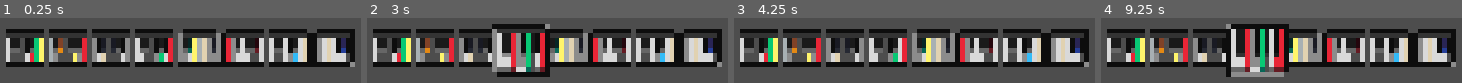
Above: before the commit, frames 1-4 (left to right).
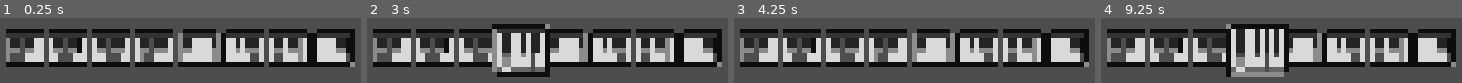
Above: after the commit, the same moments.

Repository: TobyD02/piano-roguelike
Game: Godot game, scene res://Scenes/TestLevels/test_level.tscn
Same seed, same stepped clock (60 frames per second), same inputs: the game is played once before the commit and once after it. The project has no main scene, so this scene is started directly.
Inputs (mouse positions are in pixels of both pictures, inside the frame that each line leads up to):
- Up to frame 1 (0.25 s): no input
- Up to frame 2 (3 s): tap Enter at 0.5, 2 s; move the mouse to (outside the picture) at 0.52 s; tap Space at 1.25, 2.75 s; move the mouse to (outside the picture) at 1.27 s; move the mouse to (outside the picture) at 2.02 s; move the mouse to (518, 66) at 2.77 s
- Up to frame 3 (4.25 s): tap Enter at 3.5 s; move the mouse to (outside the picture) at 3.52 s
- Up to frame 4 (9.25 s): tap Space at 4.25 s; move the mouse to (outside the picture) at 4.27 s; move the mouse to (outside the picture) at 5.02 s; move the mouse to (outside the picture) at 5.77 s; move the mouse to (outside the picture) at 6.52 s; move the mouse to (outside the picture) at 7.27 s; move the mouse to (outside the picture) at 8.02 s; move the mouse to (1252, 66) at 8.77 s

The runs differ from the first frame. In frame 1, 15% of the frame differs, in the area x 1-96%, y 30-68%; in frame 2, 17%; in frame 3, 15%; in frame 4, 17%, in the area x 1-96%, y 16-84%.

Commit message:
added alternative sprite sheet, updated hover functionality

Diff:
--- a/Scenes/Card/card.gd
+++ b/Scenes/Card/card.gd
@@ -1,7 +1,6 @@
 class_name Card extends Node2D
 
 @export var card_note_controller: CardNoteController
-@export var default_color: Note.NoteColorEnum = Note.NoteColorEnum.WHITE
 
 func _ready():
 	# Example of setting cmaj7 chord
@@ -12,56 +11,33 @@
 		#Note.NoteEnum.NOTE_B,
 	#])
 	default_z_index = z_index
-	card_note_controller.set_full_card_color(default_color)
+	_setup_base_card()
 	_generate_random()
+
+func _setup_base_card():
+	var notes = Note.NoteEnum.values()
+	card_note_controller.set_notes_pressed([])
+	card_note_controller.set_full_card_color(Note.NoteColorEnum.WHITE)
 
 func _generate_random():
 	var notes = Note.NoteEnum.values()
 	var cols = Note.NoteColorEnum.values()
 
-	var num_notes = randi_range(1, 4)
-	var select_notes: Array[Note.NoteEnum] = []
-	for i in num_notes:
-		var choice = randi_range(0, len(notes) - 1)
-		select_notes.append(notes[choice])
-		notes.remove_at(choice)
+	var pressed_note: Note.NoteEnum = notes[randi_range(0, len(notes) - 1)]
+	set_card_note(pressed_note, true)
 
-	card_note_controller.set_notes_pressed(select_notes)
-	for note in notes:
-		if randi_range(0, 10) > 6:
-			var select_color: Note.NoteColorEnum = cols[randi_range(0, len(cols) - 1)]
-			card_note_controller.set_notes_color([note], select_color)
-
-	#
-#var note_idx = 0
-#var col_idx = 0
-#var count: float = 0.0
-#var count_max: float = 0.25
-#
-#func _process(delta: float):
-	#count += delta
-	#if count > count_max:
-		#card_note_controller.set_notes_pressed([Note.NoteEnum.values()[note_idx % len(Note.NoteEnum.values())]])
-		#count = 0
-		#note_idx +=1
-		#
-		#if note_idx >= len(Note.NoteEnum.values()):
-			#note_idx = 0
-			#col_idx += 1
-			#
-		#if col_idx >= len(Note.NoteColorEnum.values()):
-			#col_idx = 0
-			#
-		#card_note_controller.set_full_card_color(Note.NoteColorEnum.values()[col_idx])
+func set_card_note(_note: Note.NoteEnum, _is_pressed: bool):
+	var col = Note.NoteColorEnum.GRAY if not _is_pressed else Note.NoteColorEnum.WHITE
+	card_note_controller.set_note(_note, col, _is_pressed)
 
 func _process(delta: float):
 	if is_hovered:
 		z_index = 100
 		var tween = get_tree().create_tween()
-		tween.tween_property(self, "scale", default_scale * 1.5, 0.25)
+		tween.tween_property(card_note_controller, "scale", default_scale * 1.5, 0.25)
 	else:
 		var tween = get_tree().create_tween()
-		tween.tween_property(self, "scale", default_scale, 0.25)
+		tween.tween_property(card_note_controller, "scale", default_scale, 0.25)
 		z_index = default_z_index
 
 var default_scale: Vector2 = Vector2.ONE
--- a/Scenes/Card/card_note_controller.gd
+++ b/Scenes/Card/card_note_controller.gd
@@ -66,11 +66,11 @@
 
 
 	for note in notes_to_nodes:
-		update_note(note, color)
+		set_note(note, color)
 
 	update_card_background()
 
-func update_note(_note: Note.NoteEnum, _color: Note.NoteColorEnum = color, _is_pressed: bool = false):
+func set_note(_note: Note.NoteEnum, _color: Note.NoteColorEnum = color, _is_pressed: bool = false):
 	var note_node = notes_to_nodes[_note]
 	note_node.set_note(_note)
 	note_node.set_note_color(_color)
Binary file added: Assets/Pixel Piano 1.0/_old_texture_atlas.png
Not shown, added: Assets/Pixel Piano 1.0/_old_texture_atlas.png.import
Binary file changed: Assets/Pixel Piano 1.0/texture_atlas.png
